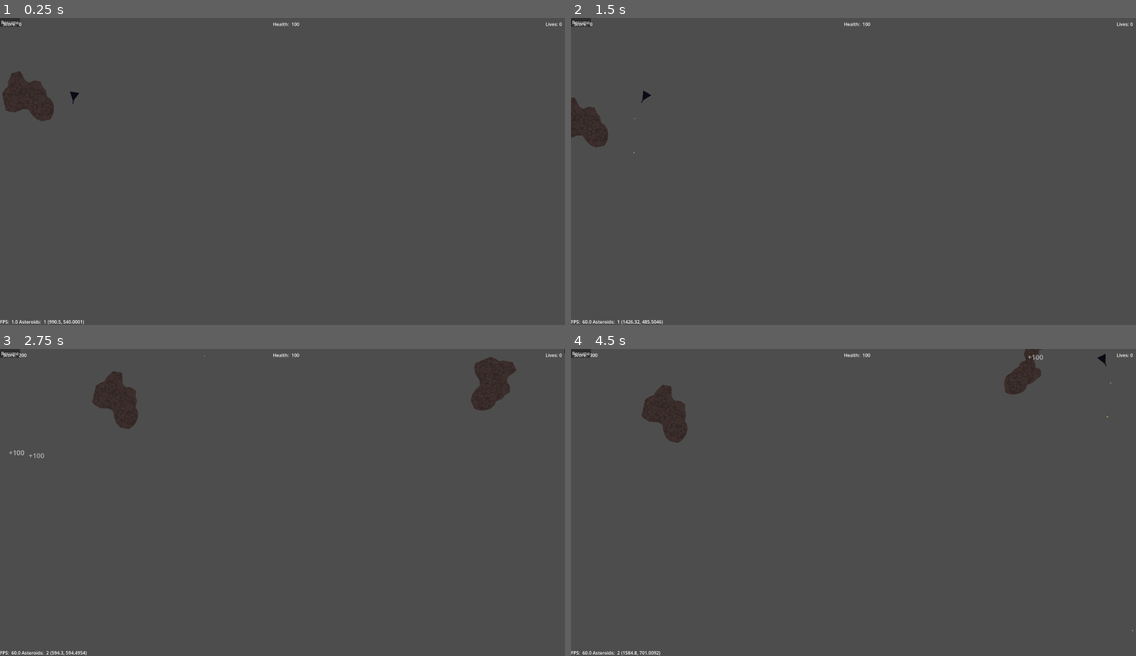
Above: before the commit, frames 1-4 (two rows, left to right).
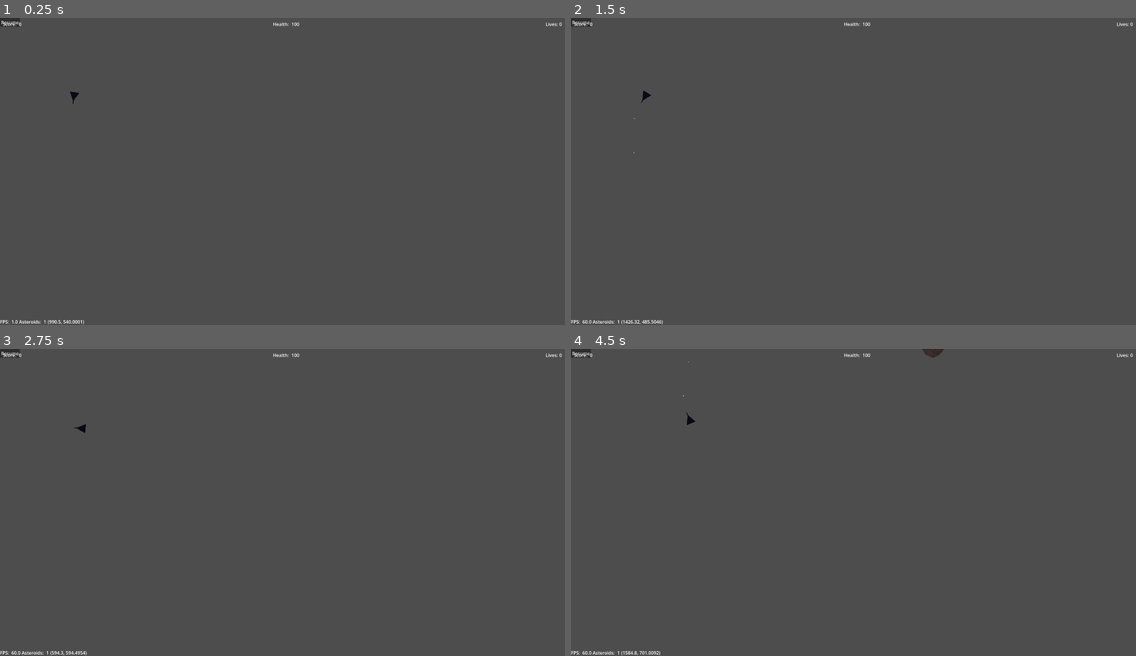
Above: after the commit, the same moments.

Repository: lynch16/Asteroids2D
Game: Godot game, scene res://main.tscn
Same seed, same stepped clock (60 frames per second), same inputs: the game is played once before the commit and once after it.
Inputs (mouse positions are in pixels of both pictures, inside the frame that each line leads up to):
- Up to frame 1 (0.25 s): no input
- Up to frame 2 (1.5 s): click "Resume" at 0.5 s; move the mouse to (977, 156) at 1.27 s; hold D (yaw_right) from 1.28 s (still down); hold Space (fire_weapon) from 1.28 s (still down)
- Up to frame 3 (2.75 s): move the mouse to (169, 517) at 2.02 s; release D (yaw_right) at 2.03 s; release Space (fire_weapon) at 2.03 s; hold S (brake) from 2.03 s (still down); click (169, 517) at 2.1 s
- Up to frame 4 (4.5 s): move the mouse to (910, 434) at 2.77 s; release S (brake) at 2.78 s; hold D (yaw_right) 2.78-3.53 s; hold Space (fire_weapon) 2.78-3.53 s; move the mouse to (825, 563) at 3.52 s; hold W (thrust) 3.53-4.28 s; click (825, 563) at 3.6 s; move the mouse to (1023, 548) at 4.27 s; hold A (yaw_left) from 4.28 s (still down); hold Space (fire_weapon) from 4.28 s (still down)

The runs differ from the first frame. In frame 1, 0.9% of the frame differs, in the area x 0-10%, y 17-34%; in frame 2, 0.7%; in frame 3, 1.9%, in the area x 1-100%, y 0-100%; in frame 4, 1.6%.

Commit message:
Update asteroid spawning logic to avoid immediate collisions when entering screen

Diff:
--- a/Models/Asteroid/AsteroidManager.gd
+++ b/Models/Asteroid/AsteroidManager.gd
@@ -45,26 +45,23 @@
 	asteroid_launcher.append(asteroid_launch);
 
 func spawn_asteroid(asteroid_mesh: MS_CollisionMeshGroup = null) -> Asteroid:
-	var aster: Asteroid = _create_asteroid(asteroid_mesh);
-	call_deferred("_add_asteroid", aster);
-	return aster;
-
-func _create_asteroid(asteroid_mesh: MS_CollisionMeshGroup = null) -> Asteroid:
-	var aster: Asteroid = astreroid_scene.instantiate();
-	if (asteroid_mesh):
-		aster.collision_mesh_group = asteroid_mesh;
-	else:
-		var rand_mesh_idx := randi() % asteroid_meshes.size();
-		aster.collision_mesh_group = asteroid_meshes[rand_mesh_idx];
-
-	aster.asteroid_destroyed.connect(_on_asteroid_destroyed);
-
-	return aster;
-
-func _add_asteroid(asteroid: Asteroid) -> void:
+	var asteroid: Asteroid = _create_asteroid(asteroid_mesh);
 	# Need to be added within the navigation region
 	spawn_parent_node.add_child(asteroid);
 	asteroid_count += 1;
+	return asteroid;
+
+func _create_asteroid(asteroid_mesh: MS_CollisionMeshGroup = null) -> Asteroid:
+	var asteroid: Asteroid = astreroid_scene.instantiate();
+	if (asteroid_mesh):
+		asteroid.collision_mesh_group = asteroid_mesh;
+	else:
+		var rand_mesh_idx := randi() % asteroid_meshes.size();
+		asteroid.collision_mesh_group = asteroid_meshes[rand_mesh_idx];
+
+	asteroid.asteroid_destroyed.connect(_on_asteroid_destroyed);
+
+	return asteroid;
 
 func get_asteroid_count() -> int:
 	return asteroid_count;
--- a/Models/Asteroid/asteroid.gd
+++ b/Models/Asteroid/asteroid.gd
@@ -8,8 +8,11 @@
 var hurtbox: MeshDeformHurtbox2D;
 var mass := 10000;
 var damageable: Damageable;
+var safe_collision_time := 5.0;
 
 signal asteroid_destroyed;
+
+var shapecast: ShapeCast2D;
 
 func _enter_tree() -> void:
 	var invincible_damage_result := InvincibleFramesDamageResult.new();
@@ -21,6 +24,7 @@
 		ApplyDamageResult.new(),
 	];
 
+	# TODO: Why not create a node in editor
 	hurtbox = MeshDeformHitHurtbox2D.new(
 		_combat_stats,
 		self,
@@ -30,6 +34,9 @@
 		HitLog.new(),
 	);
 	add_child(hurtbox);
+
+	shapecast = get_node("ShapeCast2D");
+
 	for damage_result: DamageResult in damage_results:
 		hurtbox.add_child(damage_result);
 
@@ -53,16 +60,19 @@
 func _shatter(new_mesh_group: MS_CollisionMeshGroup) -> void:
 	AsteroidManager.shatter_asteroid(self, new_mesh_group);
 
-func get_colliders() -> Array[DeformableMeshCollider2D]:
+func get_collision_object() -> CollisionObject2D:
+	return hurtbox;
+
+func _get_colliders() -> Array[DeformableMeshCollider2D]:
 	return hurtbox.get_colliders();
 
 func _disable_colliders() -> void:
-	for collision in get_colliders():
+	for collision in _get_colliders():
 		if (is_instance_valid(collision)):
 			collision.set_deferred("disabled", true);
 
 func _enable_colliders() -> void:
-	for collision in get_colliders():
+	for collision in _get_colliders():
 		if (is_instance_valid(collision)):
 			collision.set_deferred("disabled", false);
 
@@ -77,3 +87,17 @@
 		collision_angle,
 		collision_deformation_shapes
 	);
+
+func is_position_overlapping() -> bool:
+	shapecast.global_position = global_position;
+	shapecast.target_position = velocity * safe_collision_time;
+	shapecast.add_exception(hurtbox);
+
+	shapecast.force_shapecast_update();
+
+	var is_colliding := shapecast.is_colliding();
+
+	if (!is_colliding):
+		shapecast.queue_free();
+
+	return is_colliding;
--- a/Models/Asteroid/asteroid.tscn
+++ b/Models/Asteroid/asteroid.tscn
@@ -23,6 +23,9 @@
 [sub_resource type="CircleShape2D" id="CircleShape2D_kufyc"]
 resource_local_to_scene = true
 radius = 311.07877
+
+[sub_resource type="CircleShape2D" id="CircleShape2D_tsxo3"]
+radius = 200.0
 
 [node name="Asteroid" type="CharacterBody2D" unique_id=328524540 groups=["enemy"]]
 script = ExtResource("1_7kvrs")
@@ -54,3 +57,8 @@
 process_material = ExtResource("11_qdhb0")
 script = ExtResource("12_jywkw")
 metadata/_custom_type_script = "uid://cus0x6vu8yvl2"
+
+[node name="ShapeCast2D" type="ShapeCast2D" parent="." unique_id=1397857381]
+shape = SubResource("CircleShape2D_tsxo3")
+collide_with_areas = true
+collide_with_bodies = false
--- a/Models/RockThrower/rock_thrower.gd
+++ b/Models/RockThrower/rock_thrower.gd
@@ -20,19 +20,7 @@
 
 func throw_rock() -> void:
 	var rock := AsteroidManager.spawn_asteroid();
-	rock_spawn_location.progress_ratio = randf();
-
-	# TODO: Introduce better randomness here where it will calculate different start position if asteroids already exist there
-	rock.global_position = rock_spawn_location.global_position;
-
-	# Start perpendicular then randomize the direction
-	var direction := rock_spawn_location.rotation + PI/2;
-	direction += randf_range(0, PI)
-	rock.global_rotation = direction;
-
-	var velocity := Vector2(randf_range(min_throw_velocity, max_throw_velocity), 0.0);
-	rock.velocity = velocity.rotated(direction);
-
+	_set_rock_start_position(rock);
 	on_throw_rock.emit();
 
 func _on_rock_throw_timer_timeout() -> void:
@@ -40,3 +28,47 @@
 
 func set_rock_throw_interval(new_interval: float) -> void:
 	rock_throw_timer.wait_time = new_interval;
+
+func _calculate_screen_quadrant(global_pos: Vector2) -> int:
+	var screen_size := get_viewport_rect().size;
+	var x_quad := 0;
+	var y_quad := 0;
+	if (global_pos.x > screen_size.x / 2):
+		x_quad = 1;
+	if (global_pos.y > screen_size.y / 2):
+		y_quad = 2;
+
+	return x_quad + y_quad;
+
+func _get_screen_quadrant_rotation(quadrant: int) -> float:
+	match(quadrant):
+		# Top left
+		0:
+			return randf_range(2.5 * PI, 2.0 * PI);
+		# Top right
+		1:
+			return randf_range(0.5 * PI, 1.0*PI);
+		# Bottom left
+		2:
+			return randf_range(1.5 * PI, 2.0 * PI);
+		# Bottom right
+		3:
+			return randf_range(1.0 * PI, 1.5 * PI);
+
+	return 0.0;
+
+func _set_rock_start_position(rock: Asteroid) -> void:
+	rock_spawn_location.progress_ratio = randf();
+	var starting_position := rock_spawn_location.global_position;
+	var starting_rotation := _get_screen_quadrant_rotation(
+		_calculate_screen_quadrant(starting_position)
+	);
+	var starting_velocity := Vector2(randf_range(min_throw_velocity, max_throw_velocity), 0.0).rotated(starting_rotation);
+
+	rock.global_position = starting_position;
+	rock.global_rotation = starting_rotation;
+	rock.velocity = starting_velocity;
+
+	if (rock.is_position_overlapping()):
+		print("RECAST");
+		return _set_rock_start_position(rock);
--- a/Models/utilities/BoundaryManager/boundary_manager.gd
+++ b/Models/utilities/BoundaryManager/boundary_manager.gd
@@ -1,10 +1,16 @@
 extends Node2D
 
 @export var node: Node2D
+@export var wrap_after_screen_enter := true;
 
 var screen_buffer := 20.0;
+var is_in_screen := false;
 
 func _physics_process(_delta: float) -> void:
 	var screen_size := get_viewport_rect().size;
-	node.position.x = wrapf(node.position.x, -screen_buffer, screen_size.x + screen_buffer)
-	node.position.y = wrapf(node.position.y, -screen_buffer, screen_size.y + screen_buffer)
+	if (is_in_screen):
+		node.position.x = wrapf(node.position.x, -screen_buffer, screen_size.x + screen_buffer)
+		node.position.y = wrapf(node.position.y, -screen_buffer, screen_size.y + screen_buffer)
+	else:
+		if (node.position.x > 0 && node.position.x < screen_size.x && node.position.y > 0 && node.position.y < screen_size.y):
+			is_in_screen = true;
--- a/TileMap/MarchingSquares/GameObjects/deformable_mesh_2d.gd
+++ b/TileMap/MarchingSquares/GameObjects/deformable_mesh_2d.gd
@@ -5,7 +5,7 @@
 @export var collision_mesh_group: MS_CollisionMeshGroup;
 
 # Node where collisions will be attached
-@export var physics_node: Node = owner;
+@export var collision_object: CollisionObject2D;
 
 signal spawn_new_group(newcollision_mesh_group: MS_CollisionMeshGroup);
 signal all_colliders_destroyed;
@@ -14,10 +14,10 @@
 
 func _init(
 	pcollision_mesh_group: MS_CollisionMeshGroup = null,
-	p_physics_node: Node = owner
+	p_collision_object: Node = null
 ) -> void:
 	collision_mesh_group = pcollision_mesh_group;
-	physics_node = p_physics_node;
+	collision_object = p_collision_object;
 
 func _enter_tree() -> void:
 	_remove_editor_collisions();
@@ -35,9 +35,9 @@
 	if (Engine.is_editor_hint()):
 		add_child(collision);
 	else:
-		physics_node.add_child(collision);
+		collision_object.add_child(collision);
 		_deformable_mesh_collisions.append(collision);
-	collision.owner = physics_node;
+	collision.owner = collision_object;
 
 	collision.tree_exited.connect(_on_collider_freed.bind(collision));
 
